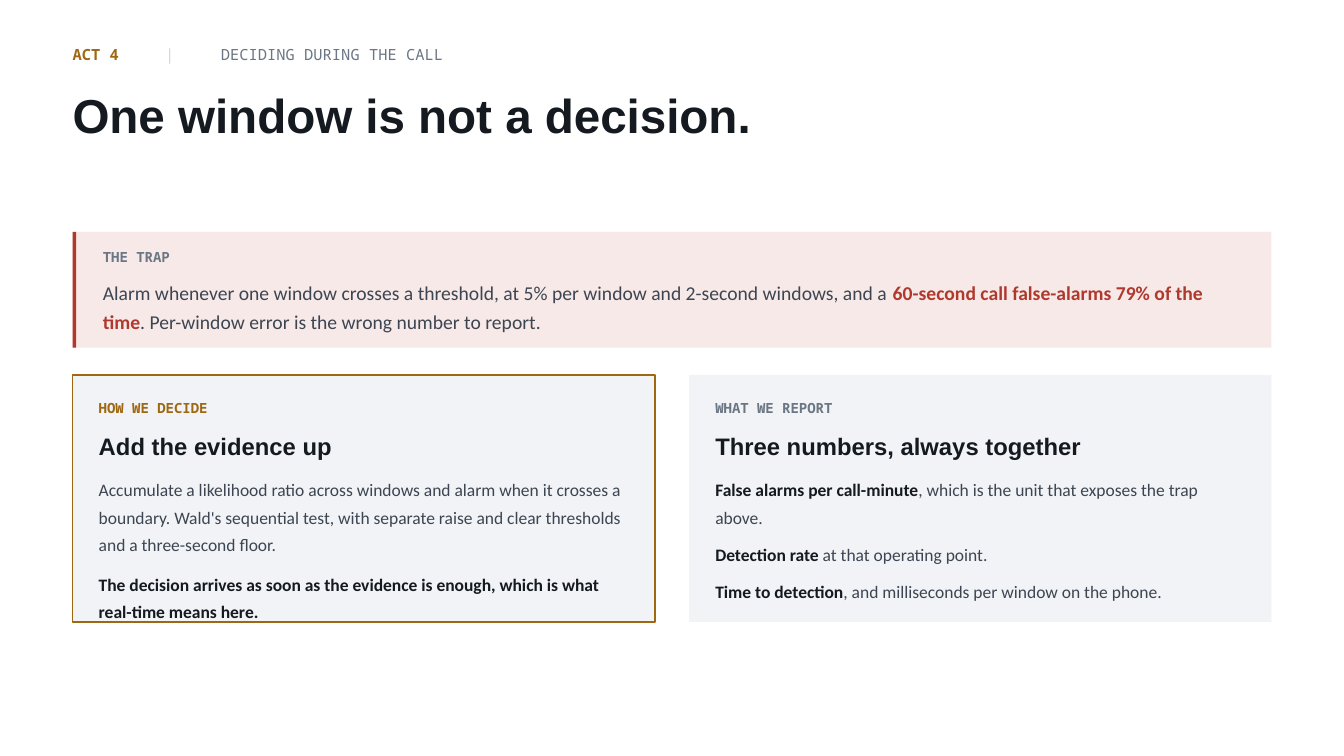
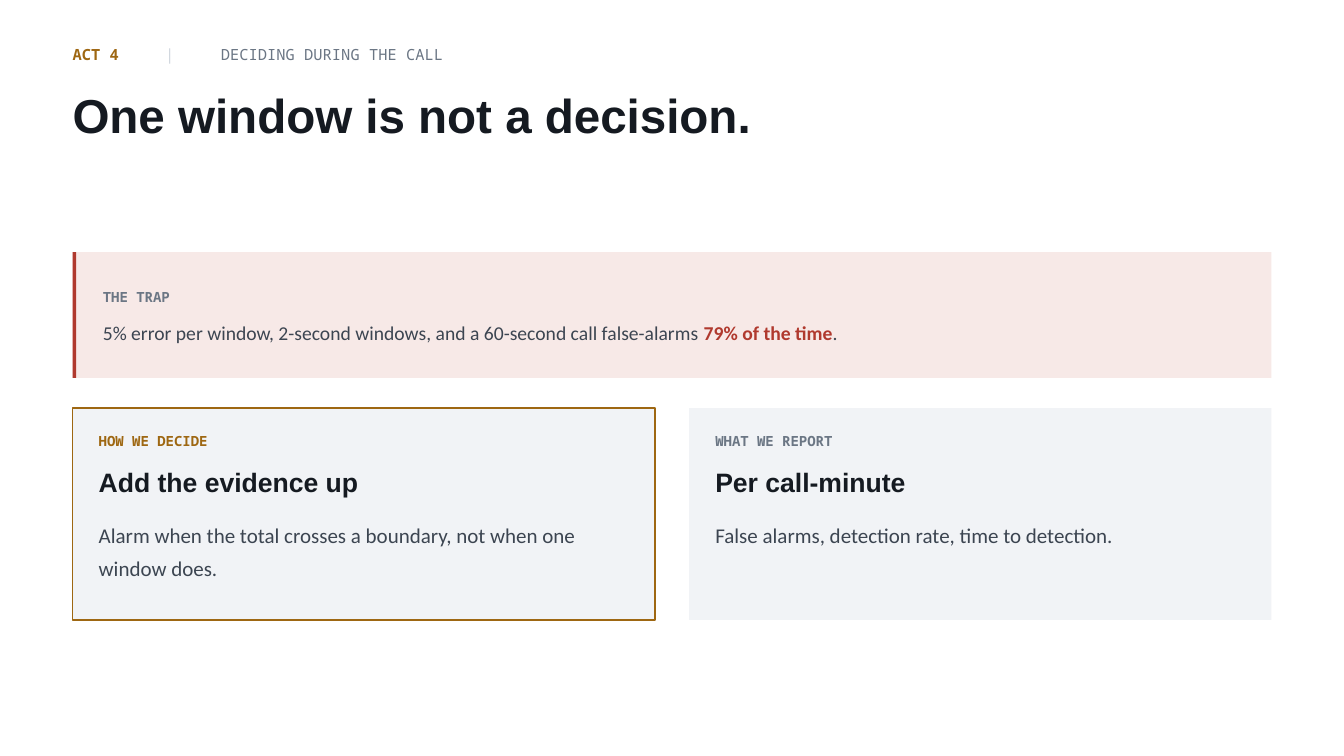
Before and after one commit to mertBiricik/vishing, a slide deck: slide 10 of slides/proposal.pptx. Drawn at 1344x756 pixels with LibreOffice and Linux fonts; fonts in the diff are those of the drawing. Boxes give left, top, right and bottom in pixels: in the first picture for what was removed or moved away, otherwise in the second. Text is boxed around its words. In the diff, an @@ line names an element or a change of style, - is before the commit and + after.

```diff
--- a/slides/proposal.pptx
+++ b/slides/proposal.pptx
@@ rectangle: place and size @@
-rectangle at <box>73,232,1271,348</box>
+rectangle at <box>73,252,1271,378</box>
@@ rectangle: place and size @@
-rectangle at <box>73,232,77,348</box>
+rectangle at <box>73,252,77,378</box>
@@ text "THE TRAP": place and size @@
-text "THE TRAP" at <box>103,252,1203,333</box>
+text "THE TRAP" at <box>103,292,838,343</box>
@@ text at <box>103,326,838,343</box>: text changed @@
-Alarm whenever one window crosses a threshold, at 5% per window and 2-second windows, and a 60-second call false-alarms 79% of the time. Per-window error is the wrong number to report.
+5% error per window, 2-second windows, and a 60-second call false-alarms 79% of the time.
@@ rectangle: place and size @@
-rectangle at <box>73,375,655,622</box>
+rectangle at <box>73,408,655,620</box>
@@ rectangle: place and size @@
-rectangle at <box>690,375,1272,622</box>
+rectangle at <box>690,408,1272,620</box>
@@ text "HOW WE DECIDE": place and size @@
-text "HOW WE DECIDE" at <box>99,403,621,594</box>
+text "HOW WE DECIDE" at <box>99,436,575,576</box>
@@ text "WHAT WE REPORT": place and size @@
-text "WHAT WE REPORT" at <box>715,403,1198,601</box>
+text "WHAT WE REPORT" at <box>715,436,1113,546</box>
@@ text at <box>99,472,358,497</box>: size 17 to 19 pt in "Add the evidence up"; more space between paragraphs @@
@@ text at <box>715,472,1113,546</box>: text changed; size 12.5 to 15 pt @@
-Three numbers, always together
-False alarms per call-minute, which is the unit that exposes the trap above.
-Detection rate at that operating point.
-Time to detection, and milliseconds per window on the phone.
+Per call-minute
+False alarms, detection rate, time to detection.
@@ text at <box>99,528,575,576</box>: text changed; size 12.5 to 15 pt @@
-Accumulate a likelihood ratio across windows and alarm when it crosses a boundary. Wald's sequential test, with separate raise and clear thresholds and a three-second floor.
-The decision arrives as soon as the evidence is enough, which is what real-time means here.
+Alarm when the total crosses a boundary, not when one window does.
```
Also in this commit, not shown: 11 other slides changed, 1 slide added, 2 other files.
